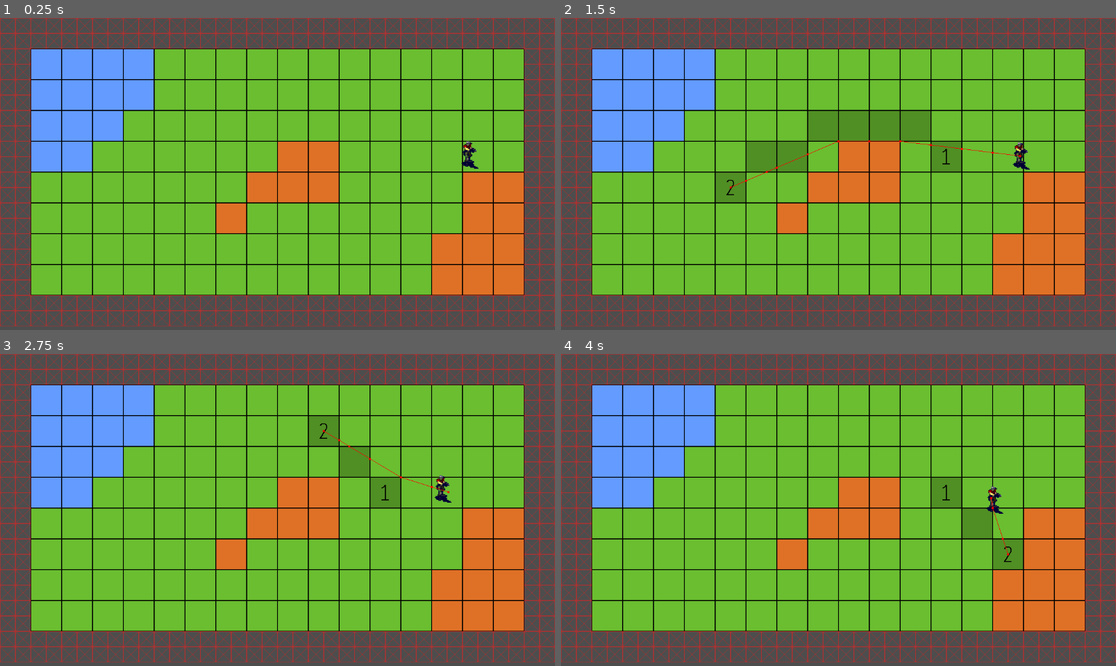
Above: before the commit, frames 1-4 (two rows, left to right).
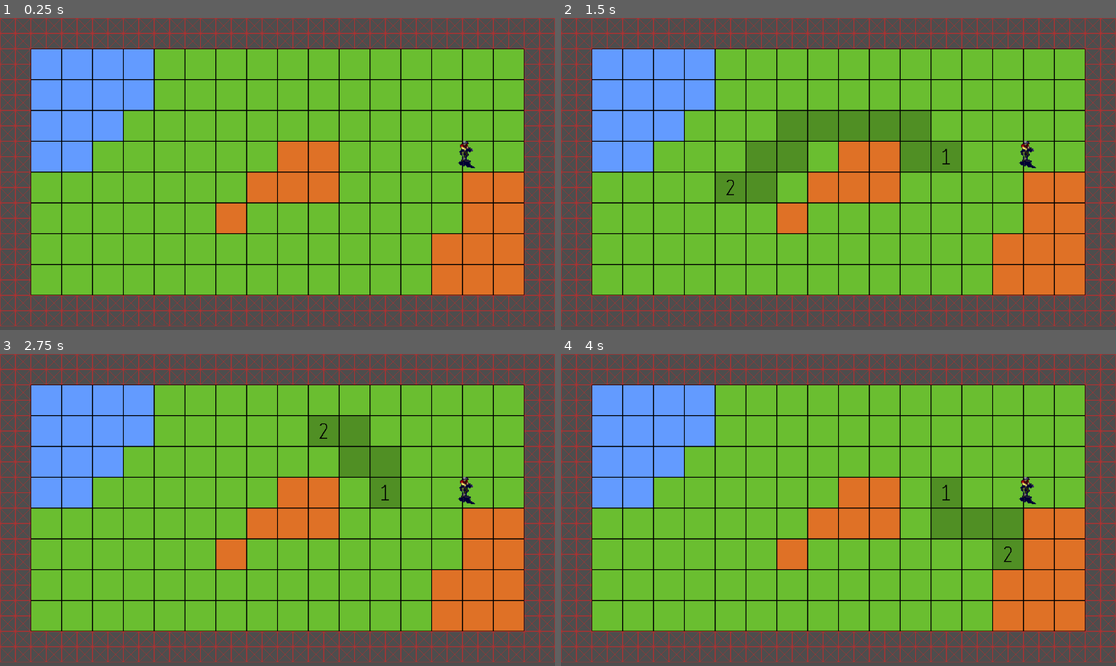
Above: after the commit, the same moments.

Repository: minkezhang/godot-experiments
Game: Godot game, scene res://scenes/world/world.tscn
Same seed, same stepped clock (60 frames per second), same inputs: the game is played once before the commit and once after it.
Inputs (mouse positions are in pixels of both pictures, inside the frame that each line leads up to):
- Up to frame 1 (0.25 s): no input
- Up to frame 2 (1.5 s): tap Enter (ui_accept) at 0.5, 0.6, 0.77, 1.07, 1.35 s; move the mouse to (960, 158) at 0.52 s; hold Right (ui_right) 0.53-1.28 s; move the mouse to (727, 189) at 1.27 s; hold Left (ui_left) from 1.28 s (still down)
- Up to frame 3 (2.75 s): tap Enter (ui_accept) at 1.52, 1.82, 2, 2.1 s; move the mouse to (333, 441) at 2.02 s; release Left (ui_left) at 2.03 s; hold Right (ui_right) from 2.03 s (still down)
- Up to frame 4 (4 s): tap Enter (ui_accept) at 2.75, 2.85, 3.02, 3.32, 3.6, 3.77 s; move the mouse to (810, 572) at 2.77 s; move the mouse to (1005, 556) at 3.52 s; release Right (ui_right) at 3.53 s; hold Left (ui_left) from 3.53 s (still down)

The runs differ from the first frame. In frame 1, 0.2% of the frame differs, in the area x 82-87%, y 39-49%; in frame 2, 1.9%, in the area x 30-86%, y 29-60%; in frame 3, 1.4%; in frame 4, 1.3%.

Commit message:
Add AStar3D pathfinding implementation

Diff:
--- a/godot-pathfinding/scenes/map/map.gd
+++ b/godot-pathfinding/scenes/map/map.gd
@@ -3,10 +3,15 @@
 
 const _VOID_ATLAS_COORDS = Vector2i(0, 0)
 var _astargrid: AStarGrid2D
+var _astar: AStar3D
 
 var _NULL_POS = Vector2i(-1, -1)
 var source = _NULL_POS
 var target = _NULL_POS
+
+var _ATLAS_GRASS = Vector2i(2, 0)
+
+var _dim: Vector3i
 
 func _process(_delta):
 	if Input.is_action_just_pressed("ui_cancel"):
@@ -25,13 +30,34 @@
 			target = tile
 			$Highlight.set_cell(0, target, 0, Vector2i(2, 0))
 
+		print(source, target)
 		if source != _NULL_POS and target != _NULL_POS:
+			print("pathfind source: %s (%s) to target: %s (%s)" % [
+				source,
+				pack(Vector3i(source.x, source.y, 0), _dim),
+				target,
+				pack(Vector3i(target.x, target.y, 0), _dim)])
 			for n in $Highlight.get_used_cells(0):
 				$Highlight.erase_cell(0, n)
+			# for n in _astargrid.get_point_path(source, target):
+			for n in _astar.get_point_path(
+				pack(Vector3i(source.x, source.y, 0), _dim),
+				pack(Vector3i(target.x, target.y, 0), _dim)):
+				$Highlight.set_cell(0, Vector2i(n.x, n.y), 0, Vector2i(0, 0))
+				print("path node: %s (%s) " % [n, pack(n, _dim)])
 			$Highlight.set_cell(0, source, 0, Vector2i(1, 0))
 			$Highlight.set_cell(0, target, 0, Vector2i(2, 0))
-			for n in _astargrid.get_point_path(source, target).slice(1, -1):
-				$Highlight.set_cell(0, $Highlight.local_to_map($Highlight.to_local(n)), 0, Vector2i(0, 0))
+
+func pack(v: Vector3i, dim: Vector3i) -> int:
+	return v.x + v.y * dim.x + v.z * dim.x * dim.y
+
+func unpack(id: int, dim: Vector3i) -> Vector3i:
+	var z = id % (dim.x * dim.y)
+	var y = (id - z) % dim.x
+	var x = (id - z - y)
+	if z < 0 or y < 0 or x < 0:
+		return Vector3i(-1, -1, -1)
+	return Vector3i(x, y, z)
 
 func _ready():
 	_astargrid = AStarGrid2D.new()
@@ -45,3 +71,28 @@
 			_astargrid.set_point_solid(n)
 		if atlas != Vector2i(2, 0) and atlas != Vector2i(3, 0):
 			_astargrid.set_point_solid(n)
+
+	_dim = Vector3i(
+		$Base.get_used_rect().size.x,
+		$Base.get_used_rect().size.y,
+		$Base.get_layers_count(),
+	)
+
+	_astar = AStar3D.new()
+	_astar.reserve_space(_dim.x * _dim.y * _dim.z)
+	for i in range($Base.get_layers_count()):
+		for n in $Base.get_used_cells(i):
+			_astar.add_point(
+				pack(Vector3i(n.x, n.y, i), _dim),
+				Vector3i(n.x, n.y, i))
+
+	print("_dim: ", _dim)
+	for i in range ($Base.get_layers_count()):
+		for n in $Base.get_used_cells(i):
+			if $Base.get_cell_atlas_coords(i, n) == _ATLAS_GRASS:
+				var source = Vector3i(n.x, n.y, i)
+				for c in $Base.get_surrounding_cells(n):
+					if $Base.get_cell_atlas_coords(i, c) == _ATLAS_GRASS:
+						var target = Vector3i(c.x, c.y, i)
+						print("connecting src: %s (%s) to target: %s (%s)" % [source, pack(source, _dim), target, pack(target, _dim)])
+						_astar.connect_points(pack(source, _dim), pack(target, _dim))
--- a/godot-pathfinding/scenes/world/world.gd
+++ b/godot-pathfinding/scenes/world/world.gd
@@ -1,6 +1,6 @@
 extends Node2D
 
-
+"""
 # Called every frame. 'delta' is the elapsed time since the previous frame.
 func _process(delta):
 	if Input.is_action_just_pressed("ui_accept"):
@@ -26,3 +26,4 @@
 	else:
 		$Map/GI.set_velocity(velocity)
 		$Map/GI.move_and_slide()
+"""
